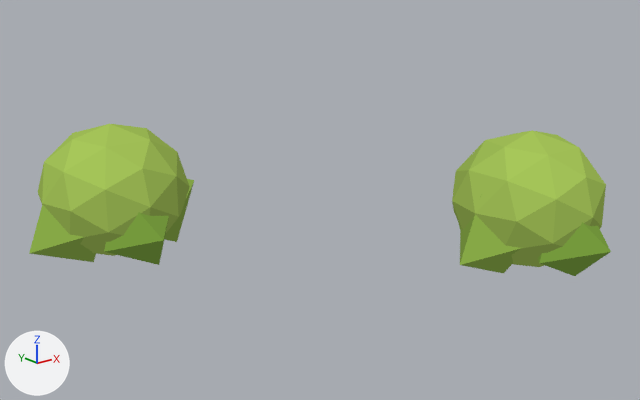
Two versions of the glTF model art/exports/crop-cell-lettuce-seedling.gltf, one commit apart.
One viewpoint serves both versions: a camera (50 mm lens) standing at (-0.488, -0.614, 0.485) and looking at (0.001, -0.002, 0.24). Arrows for +X, +Y and +Z are at lower left; the lights stay in place. The older version comes first. Vertices at exactly the same position are counted once.

Script lines for the objects in view, before the commit:
```python
me_crop_cell_lettuce_seedling = bpy.data.meshes.new('crop-cell-lettuce-seedling')
me_crop_cell_lettuce_seedling.from_pydata(...)  # 132 vertices, 224 faces; spans x -0.226..0.226, y -0.22..0.22, z 0.179..0.309
me_crop_cell_lettuce_seedling.materials.append(mat_bakedpalette)
ob_crop_cell_lettuce_seedling = bpy.data.objects.new('crop-cell-lettuce-seedling', me_crop_cell_lettuce_seedling)
ob_crop_cell_lettuce_seedling.location = (0.0, 0.0, 0.0)
```
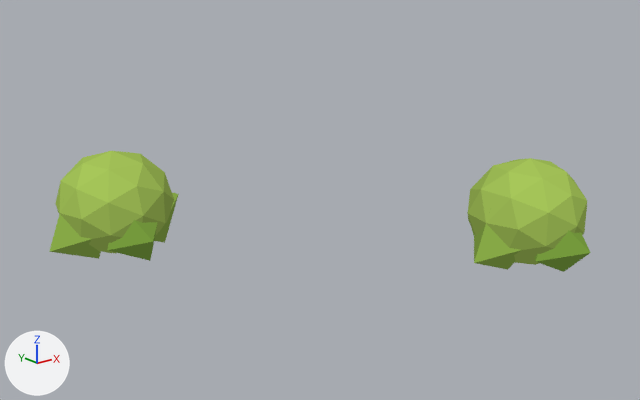
Pixel boxes (x1, y1, x2, y2) of what changed, in the pictures (640 x 400 px; the box of a moved part takes in the faces that stretch with it):
'crop-cell-lettuce-seedling', reshaped (7% narrower, 20% shorter): before (29, 124, 611, 276); after (49, 151, 591, 272)
part 1 of me_crop_cell_lettuce_seedling, moved or reshaped: before (38, 124, 190, 256); after (55, 151, 174, 253)
part 2 of me_crop_cell_lettuce_seedling, moved or reshaped: before (164, 179, 194, 242); after (154, 193, 178, 243)
part 3 of me_crop_cell_lettuce_seedling, moved or reshaped: before (104, 212, 169, 265); after (107, 220, 158, 261)
part 4 of me_crop_cell_lettuce_seedling, moved or reshaped: before (29, 186, 96, 262); after (49, 199, 101, 259)
part 5 of me_crop_cell_lettuce_seedling, moved or reshaped: before (452, 130, 606, 267); after (468, 158, 587, 265)
part 6 of me_crop_cell_lettuce_seedling, moved or reshaped: before (538, 222, 611, 276); after (534, 230, 591, 272)
part 7 of me_crop_cell_lettuce_seedling, moved or reshaped: before (460, 194, 521, 273); after (474, 209, 521, 270)

Patch to the scene script:
```diff
--- a/art/exports/crop-cell-lettuce-seedling.gltf.py
+++ b/art/exports/crop-cell-lettuce-seedling.gltf.py
@@ me_crop_cell_lettuce_seedling @@
 # used by ob_crop_cell_lettuce_seedling; location = (0.0, 0.0, 0.0)
-me_crop_cell_lettuce_seedling.from_pydata(...)  # 132 vertices, 224 faces; spans x -0.226..0.226, y -0.22..0.22, z 0.179..0.309
+me_crop_cell_lettuce_seedling.from_pydata(...)  # 132 vertices, 224 faces; spans x -0.208..0.208, y -0.201..0.201, z 0.182..0.283
+# me_crop_cell_lettuce_seedling part 1: the loose piece of 42 vertices spanning x -0.21..-0.07, y 0.06..0.2, z 0.183..0.309 is scaled about its middle by 0.786, then moved by (0.0, 0.0, -0.012)
+# me_crop_cell_lettuce_seedling part 2: the loose piece of 6 vertices spanning x -0.137..-0.054, y 0.091..0.169, z 0.179..0.262 is scaled about its middle by 0.786, then moved by (-0.01, 0.0, -0.007)
+# me_crop_cell_lettuce_seedling part 3: the loose piece of 6 vertices spanning x -0.175..-0.105, y 0.04..0.131, z 0.179..0.262 is scaled about its middle by 0.786, then moved by (0.0, 0.01, -0.007)
+# me_crop_cell_lettuce_seedling part 4: the loose piece of 6 vertices spanning x -0.226..-0.143, y 0.091..0.169, z 0.179..0.262 is scaled about its middle by 0.786, then moved by (0.01, 0.0, -0.007)
+# me_crop_cell_lettuce_seedling part 5: the loose piece of 42 vertices spanning x 0.07..0.21, y -0.2..-0.06, z 0.183..0.309 is scaled about its middle by 0.786, then moved by (0.0, 0.0, -0.012)
+# me_crop_cell_lettuce_seedling part 6: the loose piece of 6 vertices spanning x 0.105..0.175, y -0.22..-0.129, z 0.179..0.262 is scaled about its middle by 0.786, then moved by (0.0, 0.01, -0.007)
+# me_crop_cell_lettuce_seedling part 7: the loose piece of 6 vertices spanning x 0.054..0.137, y -0.169..-0.091, z 0.179..0.262 is scaled about its middle by 0.786, then moved by (0.01, 0.0, -0.007)
+# other edits to the shape of me_crop_cell_lettuce_seedling do not show in these pictures
 me_crop_cell_lettuce_seedling.materials.append(mat_bakedpalette)
```
